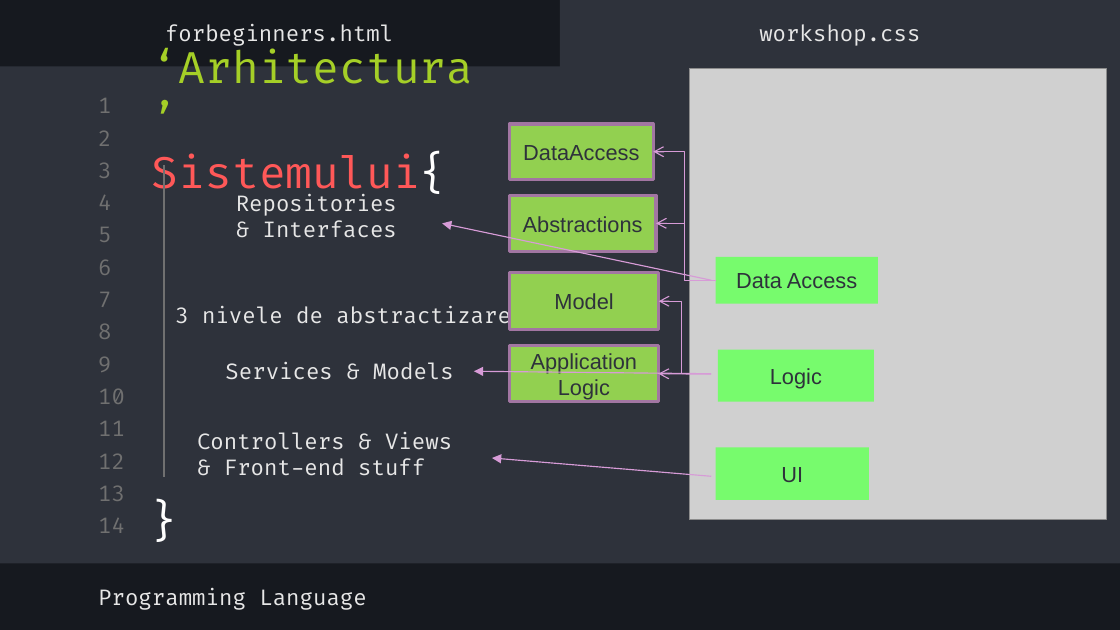
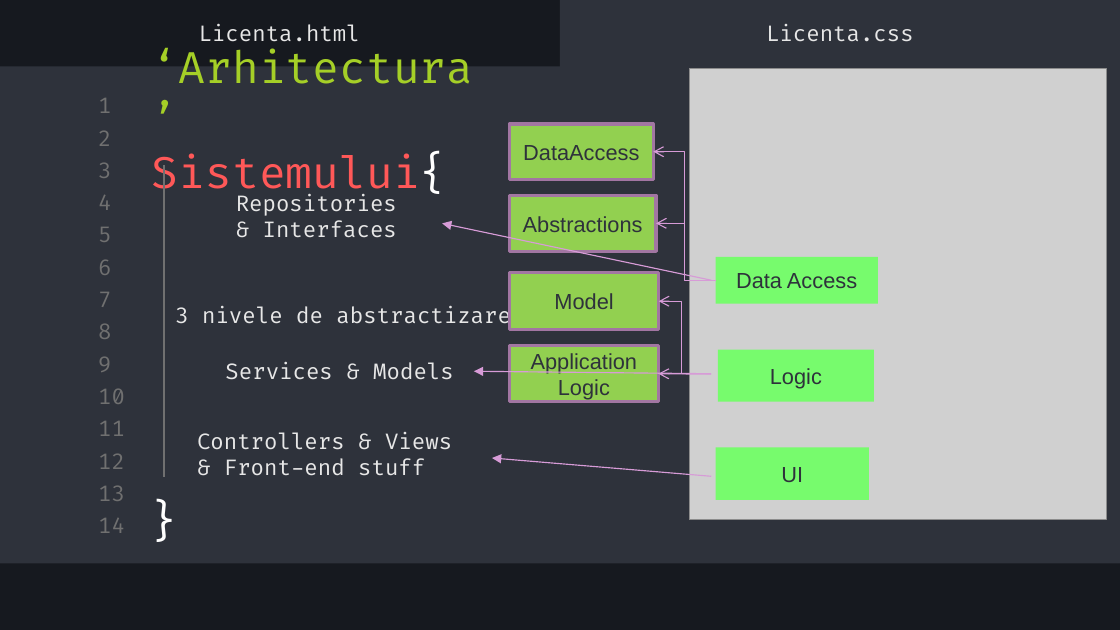
Before and after one commit to alexpopescu021/Licenta, a slide deck: slide 6 of Licenta/Licenta_Slides.pptx. Drawn at 1120x630 pixels with LibreOffice and Linux fonts; fonts in the diff are those of the drawing; grey boxes stand for pictures. Boxes give left, top, right and bottom in pixels: in the first picture for what was removed or moved away, otherwise in the second. Text is boxed around its words. In the diff, an @@ line names an element or a change of style, - is before the commit and + after.

Commit message:
ppt

```diff
--- a/Licenta/Licenta_Slides.pptx
+++ b/Licenta/Licenta_Slides.pptx
@@ subtitle at (199,24,360,49): text changed @@
-forbeginners.html
+Licenta.html
@@ subtitle at (766,24,914,42): text changed @@
-workshop.css
+Licenta.css
@@ subtitle removed at (98,588,366,610) @@
-Programming Language
```
Also in this commit, not shown: 7 other slides changed, 2 other files.
